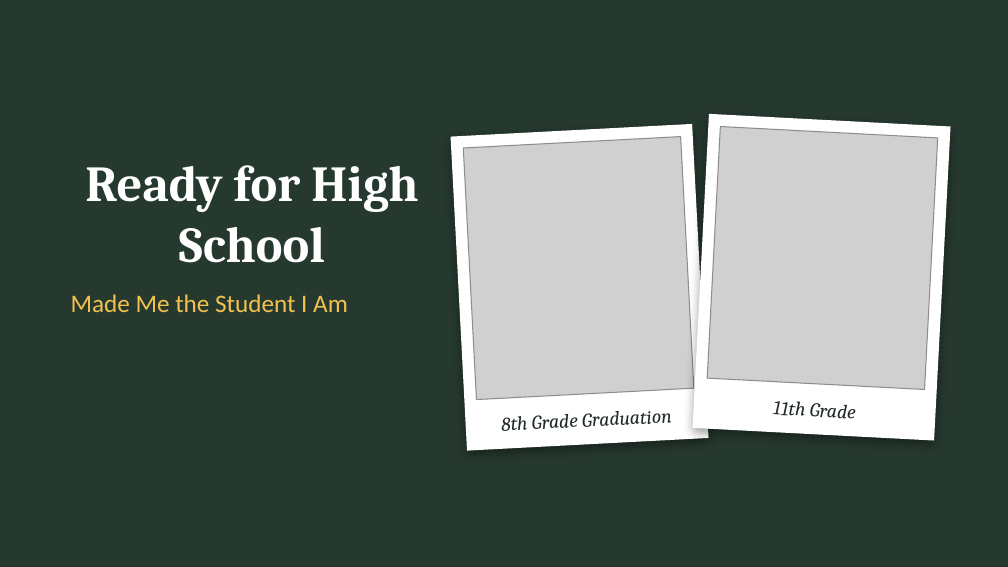
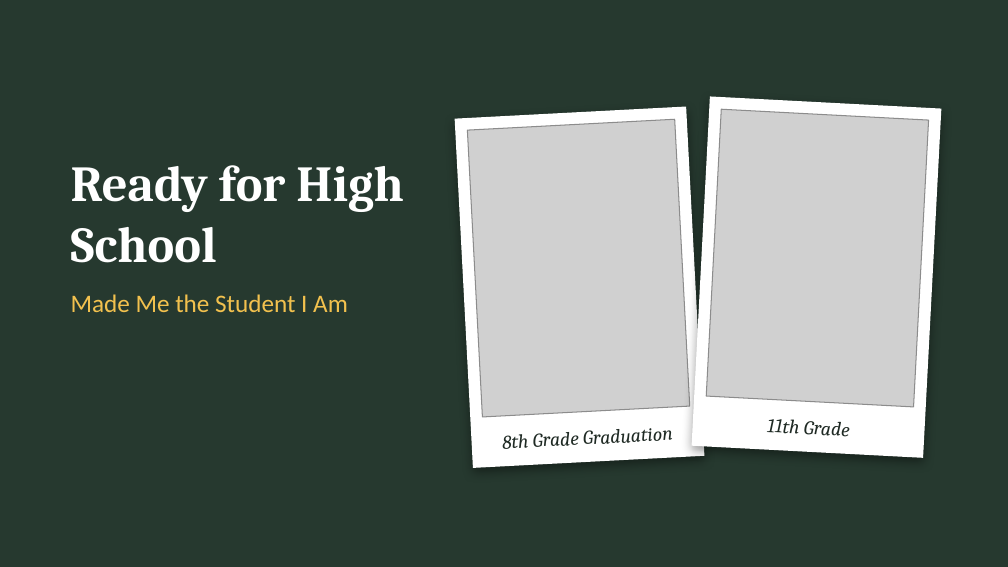
Before and after one commit to orangejack9christian/Claude-etc, a slide deck: slide 5 of tribute-speech/Tribute_Speech_Mrs_Teske.pptx. Drawn at 1008x567 pixels with LibreOffice and Linux fonts; fonts in the diff are those of the drawing; grey boxes stand for pictures. Boxes give left, top, right and bottom in pixels: in the first picture for what was removed or moved away, otherwise in the second. Text is boxed around its words. In the diff, an @@ line names an element or a change of style, - is before the commit and + after.

```diff
--- a/tribute-speech/Tribute_Speech_Mrs_Teske.pptx
+++ b/tribute-speech/Tribute_Speech_Mrs_Teske.pptx
@@ rectangle: place and size @@
-rectangle at [451, 124, 709, 451]
+rectangle at [455, 106, 705, 467]
@@ rectangle: place and size @@
-rectangle at [692, 114, 951, 441]
+rectangle at [692, 96, 941, 457]
@@ picture: place and size @@
-picture at [707, 127, 938, 390]
+picture at [706, 110, 929, 407]
@@ title "Ready for High School" at [71, 165, 403, 263]: alignment centre to left @@
@@ picture: place and size @@
-picture at [463, 137, 694, 400]
+picture at [467, 120, 690, 418]
@@ text "8th Grade Graduation": place and size @@
-text "8th Grade Graduation" at [502, 411, 672, 431]
+text "8th Grade Graduation" at [503, 428, 673, 449]
@@ text "11th Grade": place and size @@
-text "11th Grade" at [773, 401, 856, 419]
+text "11th Grade" at [767, 419, 850, 437]
```
Also in this commit, not shown: 5 other slides changed, 2 other files.
